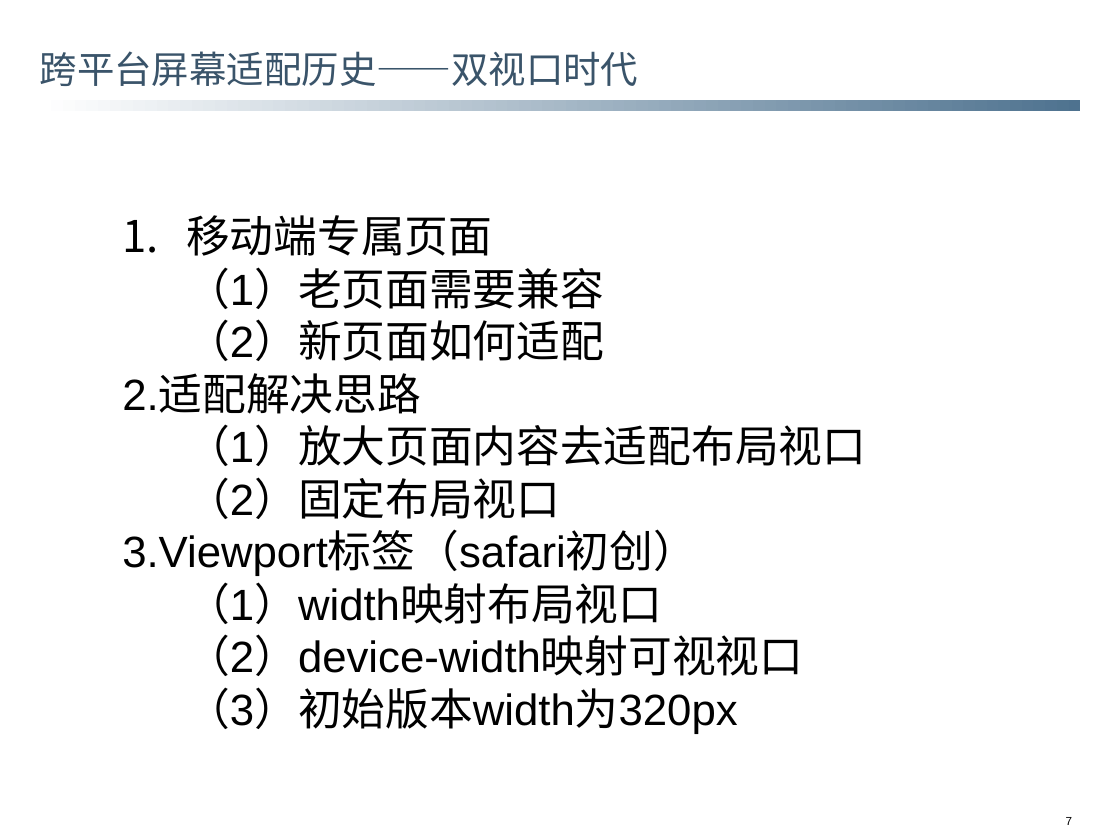
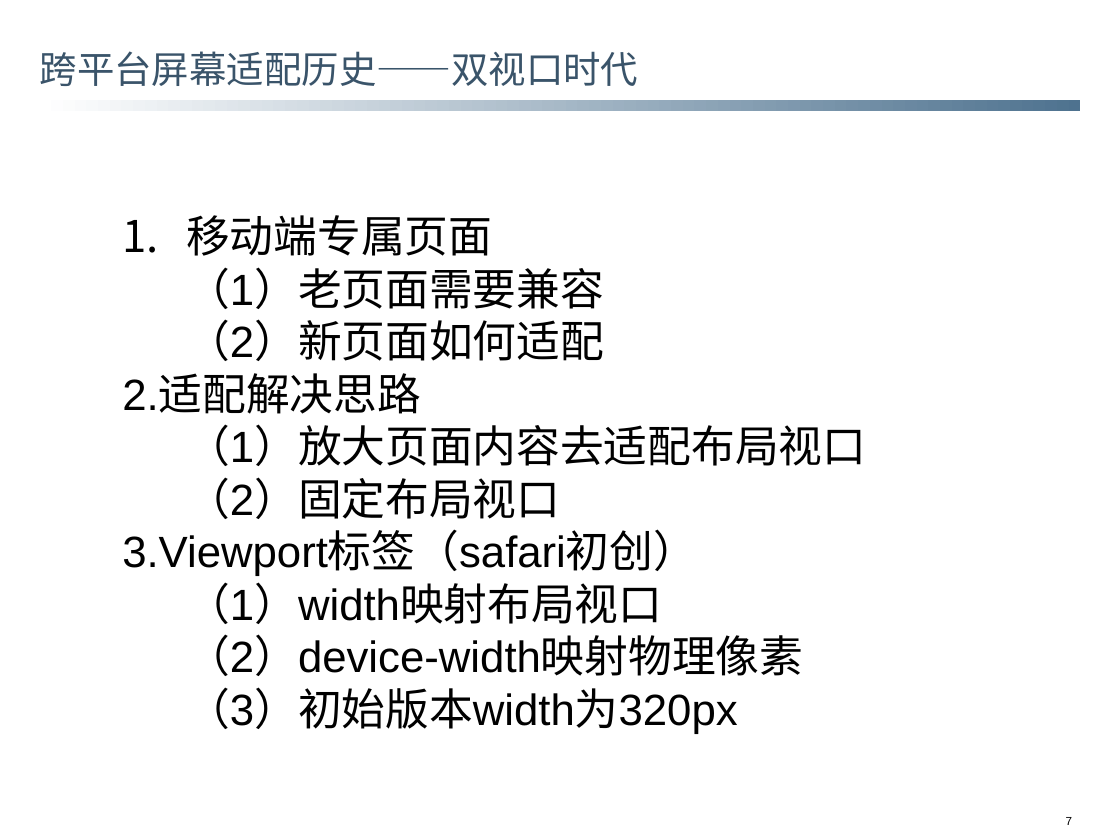
Before and after one commit to snailDu/blog, a slide deck: slide 7 of 技术分享/跨平台屏幕适配原理.pptx. Drawn at 1120x840 pixels with LibreOffice and Linux fonts; fonts in the diff are those of the drawing; background and template pictures are left out. Boxes give left, top, right and bottom in pixels: in the first picture for what was removed or moved away, otherwise in the second. Text is boxed around its words. In the diff, an @@ line names an element or a change of style, - is before the commit and + after.

```diff
--- a/技术分享/跨平台屏幕适配原理.pptx
+++ b/技术分享/跨平台屏幕适配原理.pptx
@@ text at [186, 634, 803, 676]: text changed @@
-（2）device-width映射可视视口
+（2）device-width映射物理像素
```
Also in this commit, not shown: 4 other files.
